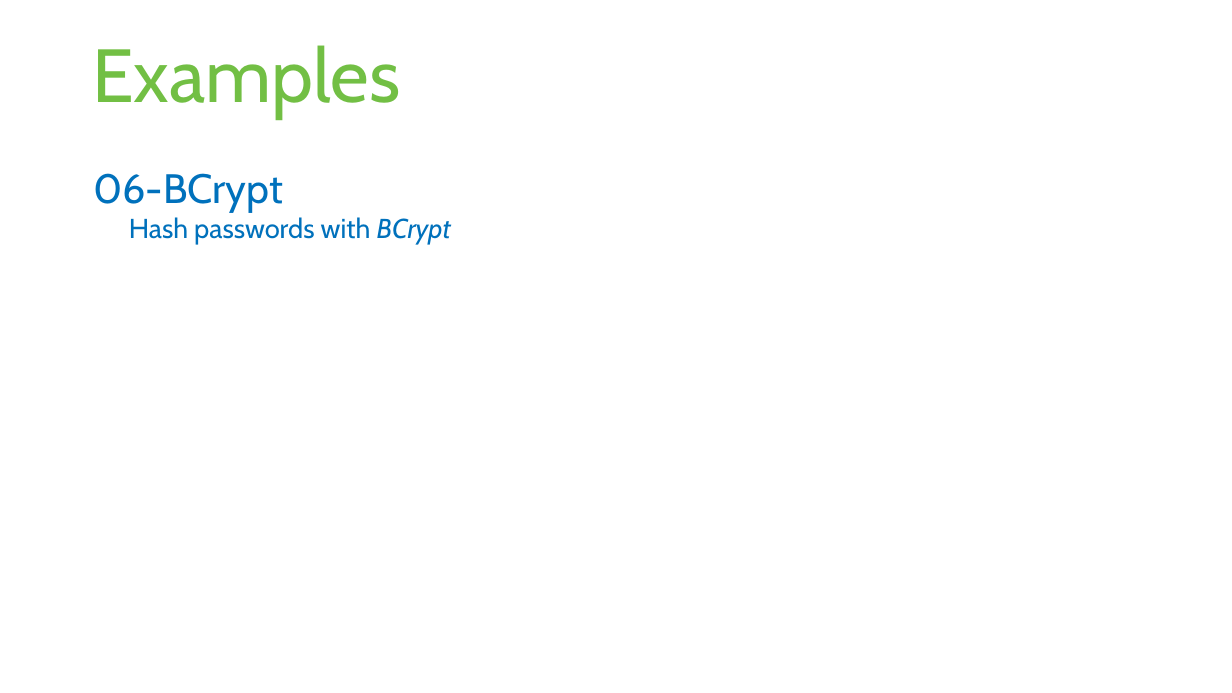
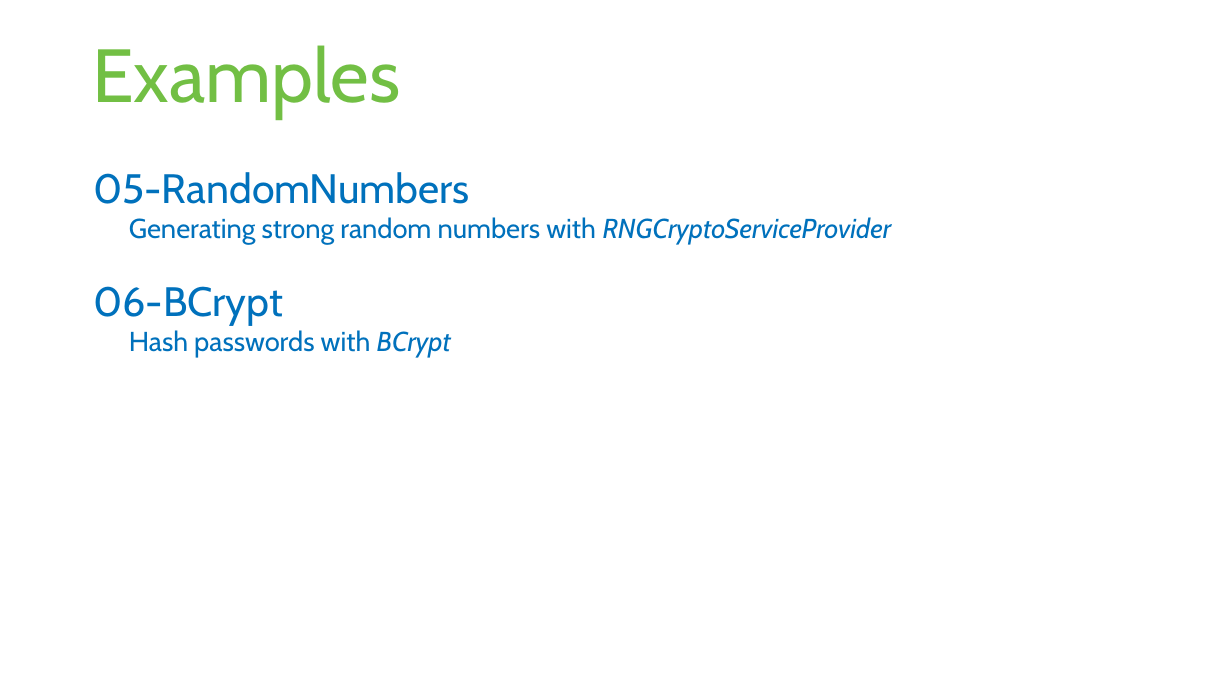
Before and after one commit to rstropek/SecureCodingDotNet, a slide deck: slide 10 of Slides/Secure-Coding-Dot-Net.pptx (slide 8 before the commit). Drawn at 1232x693 pixels with LibreOffice and Linux fonts; fonts in the diff are those of the drawing. Boxes give left, top, right and bottom in pixels: in the first picture for what was removed or moved away, otherwise in the second. Text is boxed around its words. In the diff, an @@ line names an element or a change of style, - is before the commit and + after.

Commit message:
Add additional examples, extend slide deck

```diff
--- a/Slides/Secure-Coding-Dot-Net.pptx
+++ b/Slides/Secure-Coding-Dot-Net.pptx
@@ text at (93,172,892,244): paragraphs added @@
+05-RandomNumbers
+  Generating strong random numbers with RNGCryptoServiceProvider
```
Also in this commit, not shown: 1 other slide changed, 8 slides added, 1 slide removed, 17 other files.
